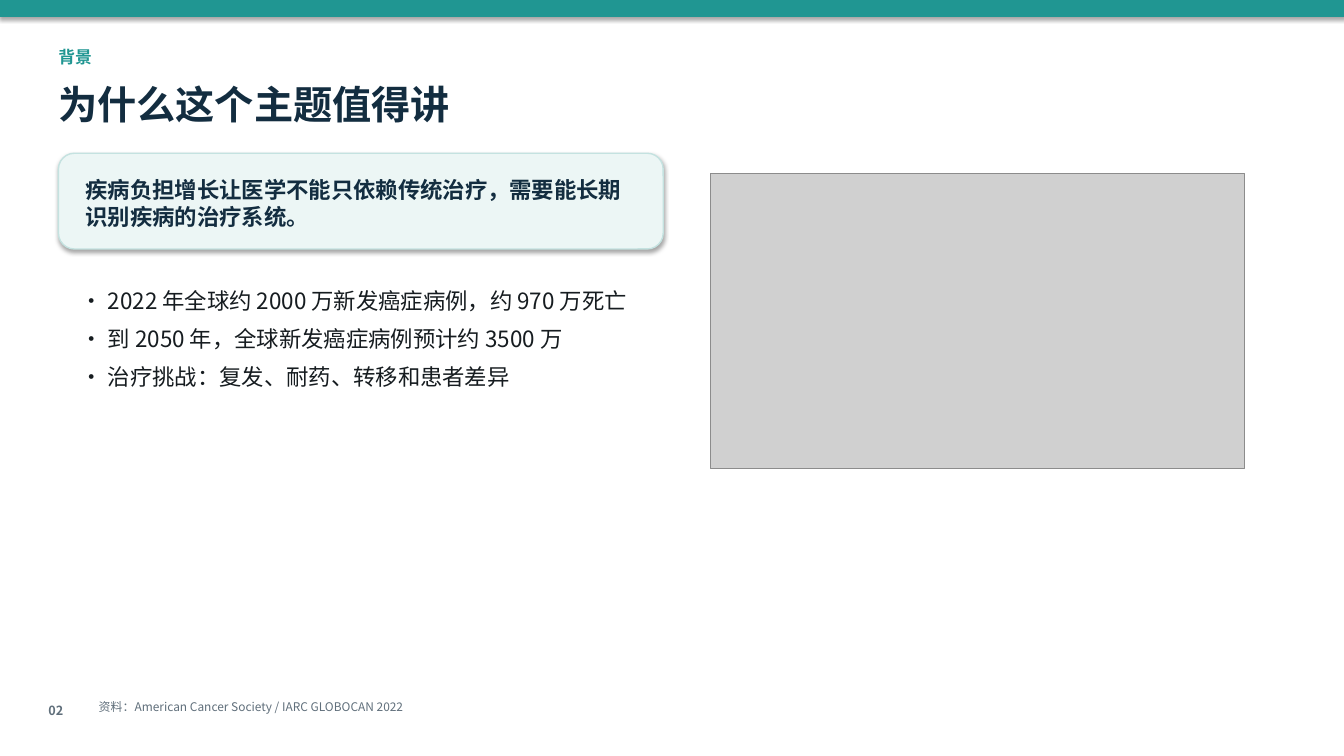
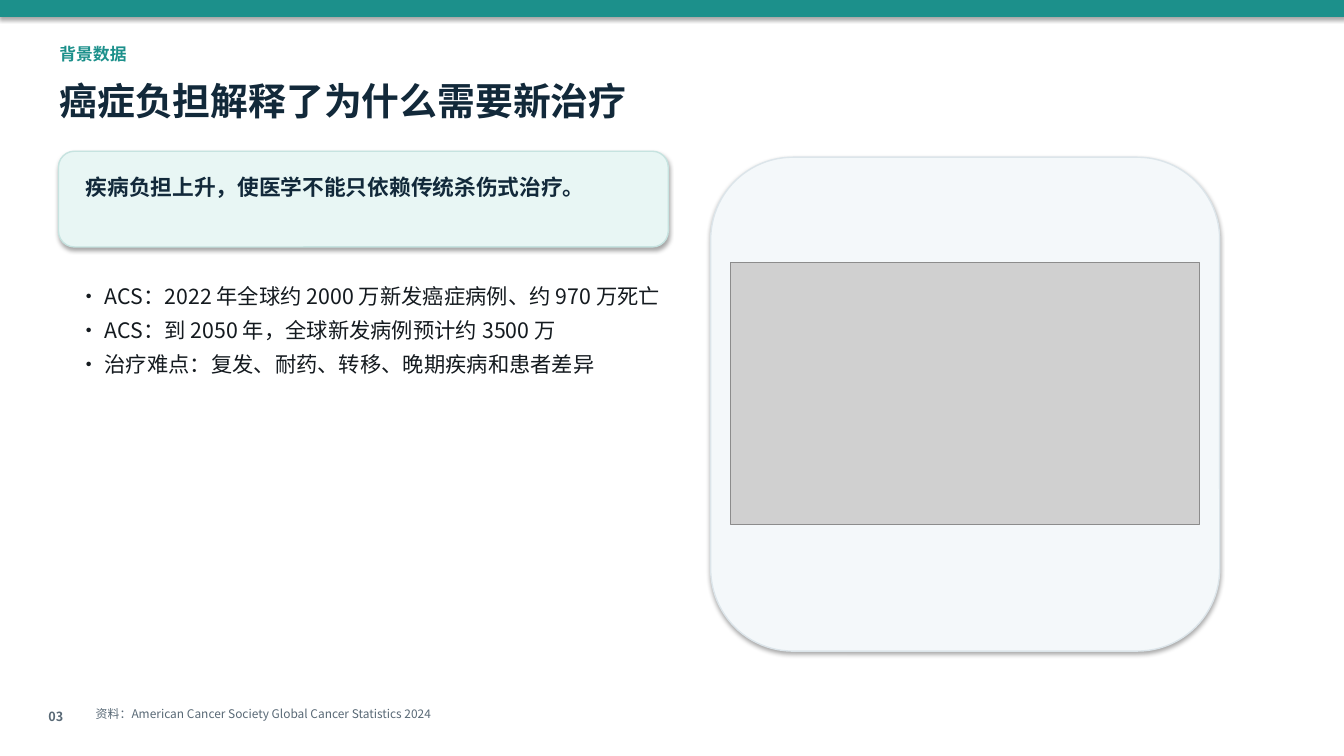
Before and after one commit to zdjc445/26Spring, a slide deck: slide 3 of 细胞治疗与免疫治疗/疾病的细胞治疗与免疫治疗.pptx (slide 2 before the commit). Drawn at 1344x756 pixels with LibreOffice and Linux fonts; fonts in the diff are those of the drawing; grey boxes stand for pictures. Boxes give left, top, right and bottom in pixels: in the first picture for what was removed or moved away, otherwise in the second. Text is boxed around its words. In the diff, an @@ line names an element or a change of style, - is before the commit and + after.

Commit message:
完善细胞治疗与免疫治疗汇报材料

```diff
--- a/细胞治疗与免疫治疗/疾病的细胞治疗与免疫治疗.pptx
+++ b/细胞治疗与免疫治疗/疾病的细胞治疗与免疫治疗.pptx
@@ text at [59,46,126,62]: text changed; text colour #209692 to #1C908B @@
-背景
+背景数据
@@ text at [59,82,626,119]: text changed; size 28 to 27 pt; text colour #132D40 to #12293A @@
-为什么这个主题值得讲
+癌症负担解释了为什么需要新治疗
@@ rounded rectangle: place and size @@
-rounded rectangle at [58,153,663,249]
+rounded rectangle at [58,151,668,247]
@@ rounded rectangle at [58,151,668,247]: fill #ECF6F5 to #E8F6F4; outline #C4E2E0 1 pt to #C6E3E0 1 pt @@
@@ text at [86,176,585,198]: text changed; size 16 to 15.5 pt; text colour #132D40 to #12293A @@
-疾病负担增长让医学不能只依赖传统治疗，需要能长期识别疾病的治疗系统。
+疾病负担上升，使医学不能只依赖传统杀伤式治疗。
@@ rounded rectangle added at [711,157,1220,651], fill #F4F8FA, outline #DCE5EA 1 pt @@
@@ picture: place and size @@
-picture at [711,173,1245,469]
+picture at [731,262,1200,524]
@@ text at [105,286,660,374]: text changed; size 16 to 15.2 pt; text colour #161C20 to #141A1F @@
-· 2022 年全球约 2000 万新发癌症病例，约 970 万死亡
-· 到 2050 年，全球新发癌症病例预计约 3500 万
-· 治疗挑战：复发、耐药、转移和患者差异
+• ACS：2022 年全球约 2000 万新发癌症病例、约 970 万死亡
+• ACS：到 2050 年，全球新发病例预计约 3500 万
+• 治疗难点：复发、耐药、转移、晚期疾病和患者差异
@@ text removed at [48,705,63,715] @@
-02
@@ text added at [48,711,63,721], 9 pt, text #596976, bold @@
+03
@@ text at [96,708,430,721]: text changed; text colour #606F7B to #596976 @@
-资料：American Cancer Society / IARC GLOBOCAN 2022
+资料：American Cancer Society Global Cancer Statistics 2024
```
Also in this commit, not shown: 5 other slides changed, 11 slides added, 7 slides removed, 14 other files.
